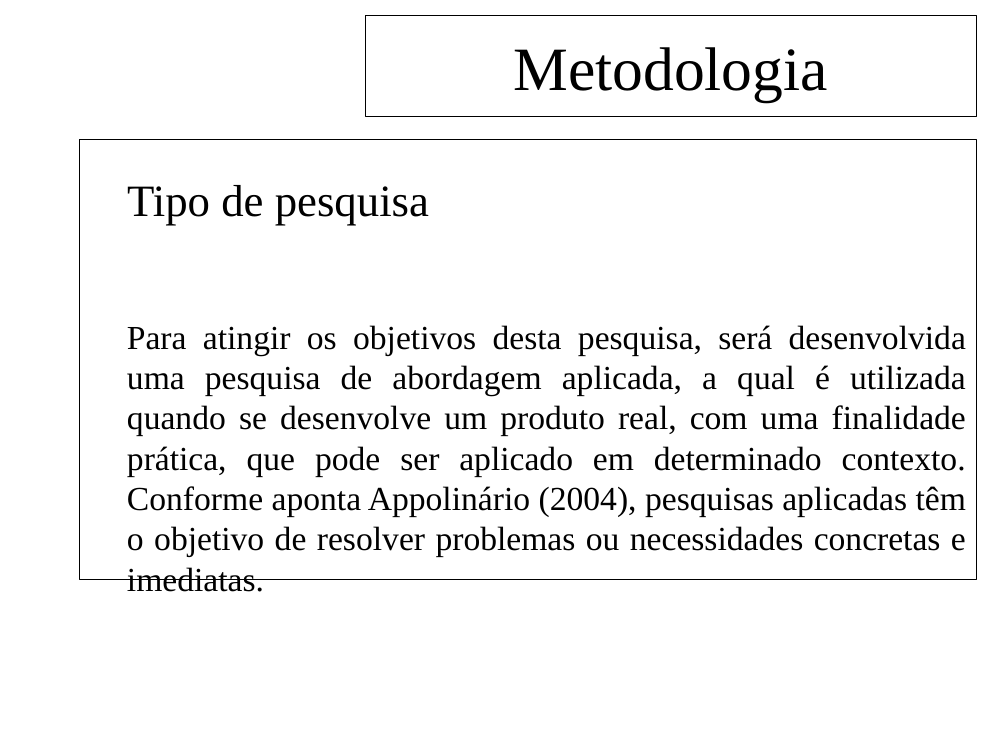
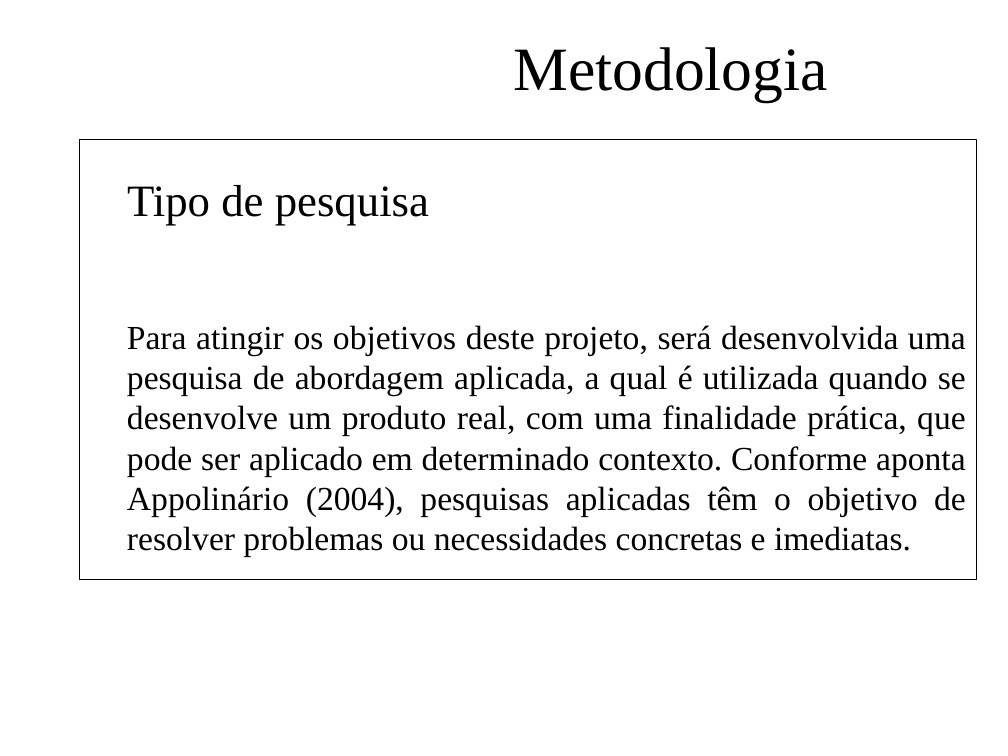
Before and after one commit to feliperodriguesprado/tcc_repository, a slide deck: slide 12 of documents/life_cycle/qualificacao/qualificacao_slides.odp (slide 11 before the commit). Drawn at 1008x756 pixels with LibreOffice and Linux fonts; fonts in the diff are those of the drawing; background and template pictures are left out. Boxes give left, top, right and bottom in pixels: in the first picture for what was removed or moved away, otherwise in the second. Text is boxed around its words. In the diff, an @@ line names an element or a change of style, - is before the commit and + after.

Commit message:
Qualificação
- Atualização dos slides para apresentação;
- Criação do arquivo para roteiro.

```diff
--- a/documents/life_cycle/qualificacao/qualificacao_slides.odp
+++ b/documents/life_cycle/qualificacao/qualificacao_slides.odp
@@ title "Metodologia": place and size @@
-title "Metodologia" at [365, 16, 977, 117]
+title "Metodologia" at [513, 47, 828, 102]
@@ title "Metodologia" at [513, 47, 828, 102]: outline #000000 0.74 pt to none @@
@@ text in rectangle at [127, 325, 966, 557]: text changed @@
-Para atingir os objetivos desta pesquisa, será desenvolvida uma pesquisa de abordagem aplicada, a qual é utilizada quando se desenvolve um produto real, com uma finalidade prática, que pode ser aplicado em determinado contexto. Conforme aponta Appolinário (2004), pesquisas aplicadas têm o objetivo de resolver problemas ou necessidades concretas e imediatas.
+Para atingir os objetivos deste projeto, será desenvolvida uma pesquisa de abordagem aplicada, a qual é utilizada quando se desenvolve um produto real, com uma finalidade prática, que pode ser aplicado em determinado contexto. Conforme aponta Appolinário (2004), pesquisas aplicadas têm o objetivo de resolver problemas ou necessidades concretas e imediatas.
```
Also in this commit, not shown: 15 other slides changed, 1 slide added, 1 slide removed, 1 other file.
